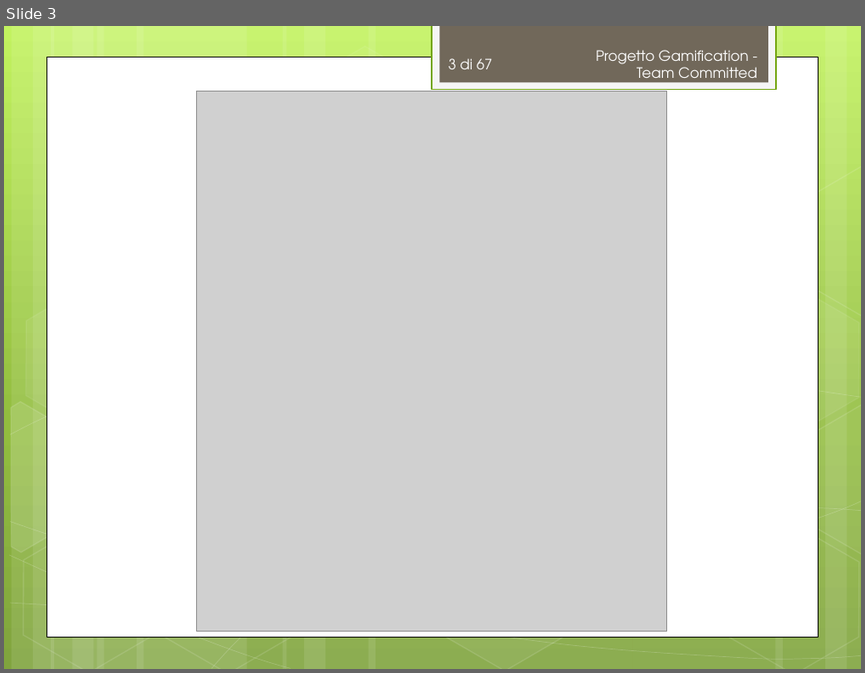
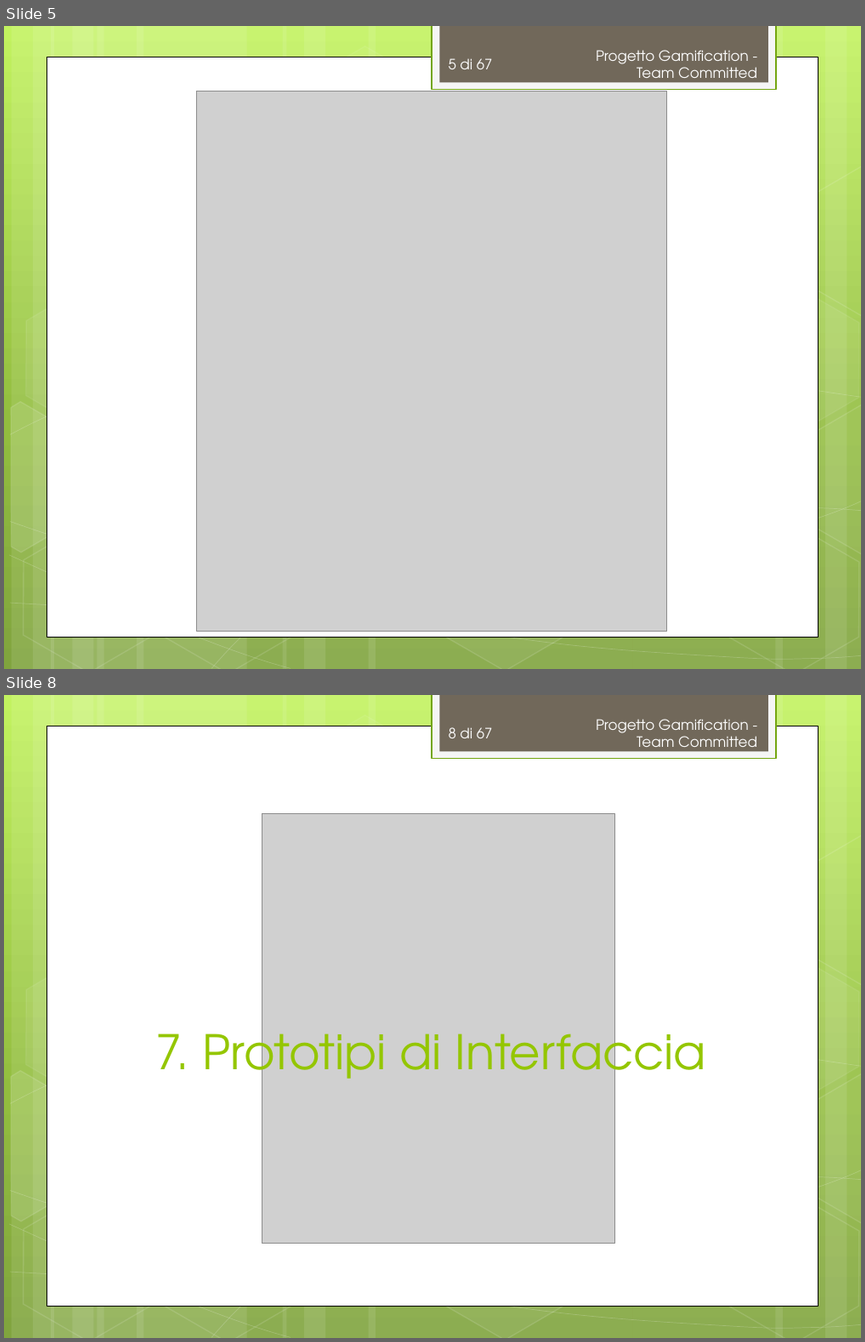
Before and after one commit to TeamCommitted/Team-Committed---Documenti, a slide deck: RP/Esterni/Presentazione/RP-Presentazione.pptx. Shown one above the other, each under a label of ours: slide 3 before the commit, slides 5 and 8 after it; the slides between them are not shown. The pictures are 865x673 and 865x1342 pixels, drawn with LibreOffice and Linux fonts; fonts in the diff are those of the drawing; grey boxes stand for pictures. Boxes give left, top, right and bottom in pixels: in the first picture for what was removed or moved away, otherwise in the second. Text is boxed around its words. In the diff, an @@ line names an element or a change of style, - is before the commit and + after.

```diff
--- a/RP/Esterni/Presentazione/RP-Presentazione.pptx
+++ b/RP/Esterni/Presentazione/RP-Presentazione.pptx
@@ slide 8 added at bbox=[4, 695, 861, 1338], background gradient #C3F35F to #93BF3F to #81A53E; not listed: 31 template elements that a slide beside it also shows @@
@@ text added at bbox=[596, 719, 757, 755], 12 pt, text #FEFEFE @@
+Progetto Gamification - Team Committed
@@ page number added at bbox=[449, 727, 493, 738], 12 pt, text #FEFEFE @@
+8 di 67
@@ picture added at bbox=[262, 814, 615, 1243] @@
@@ title added at bbox=[155, 1019, 706, 1090], 40 pt, text #94C600 @@
+7. Prototipi di Interfaccia
@@ what was slide 3 is now slide 5 @@
@@ page number at bbox=[449, 58, 493, 69]: text changed @@
-3 di 67
+5 di 67
```
Also in this commit, not shown: 1 slide changed, 11 other slides added.
